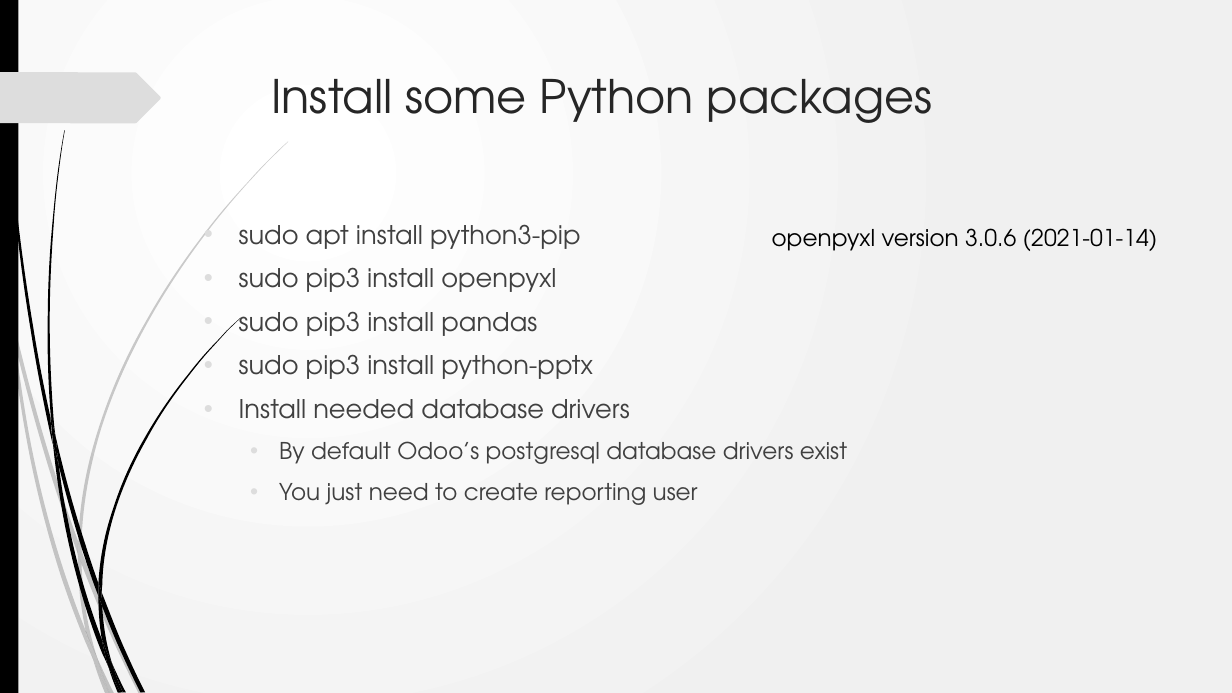
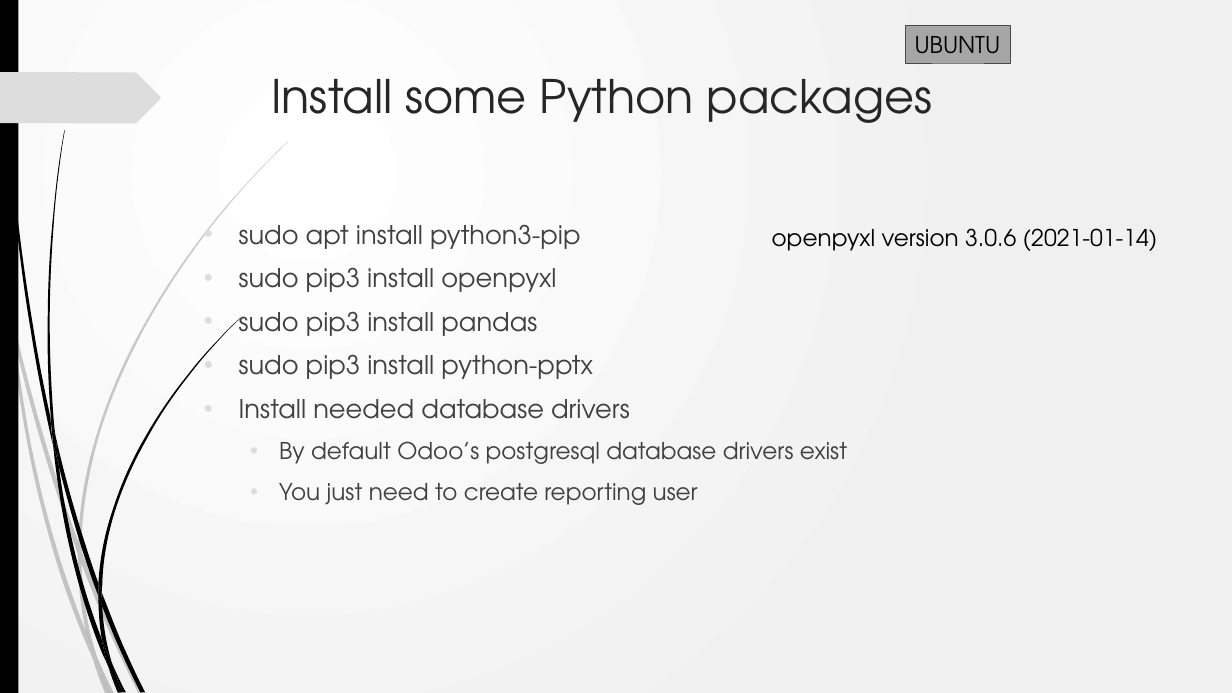
Before and after one commit to akarki58/Rocker_app_linux, a slide deck: slide 3 of rocker_app/static/description/Rocker_install.pptx. Drawn at 1232x693 pixels with LibreOffice and Linux fonts; fonts in the diff are those of the drawing; background and template pictures are left out. Boxes give left, top, right and bottom in pixels: in the first picture for what was removed or moved away, otherwise in the second. Text is boxed around its words. In the diff, an @@ line names an element or a change of style, - is before the commit and + after.

```diff
--- a/rocker_app/static/description/Rocker_install.pptx
+++ b/rocker_app/static/description/Rocker_install.pptx
@@ rectangle added at bbox=[906, 26, 1011, 63], fill #A7A7A7, outline #4A4A4A 0.75 pt, 18 pt, text #000000 @@
+UBUNTU
```
Also in this commit, not shown: 14 other files.
